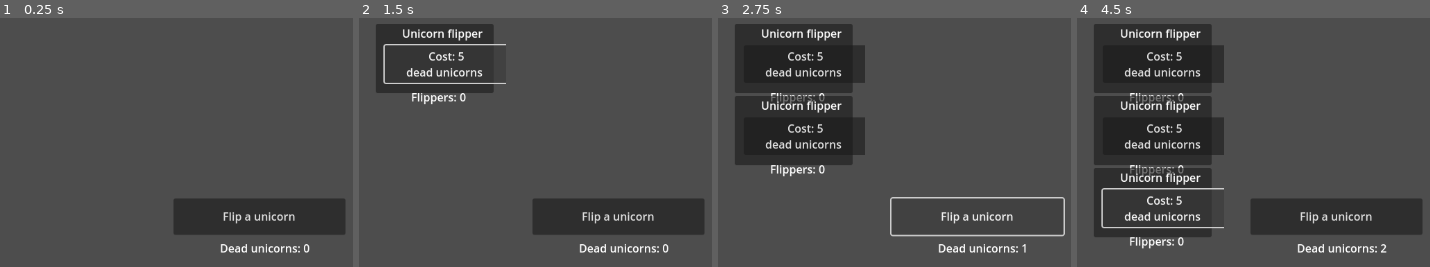
Above: before the commit, frames 1-4 (left to right).
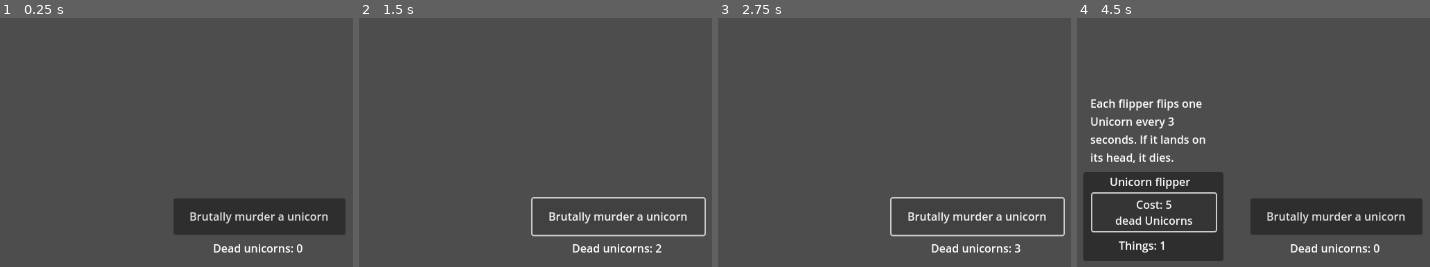
Above: after the commit, the same moments.

Repository: LoonTonk/Unicorn-Flipper
Game: Godot game, scene res://control.tscn
Same seed, same stepped clock (60 frames per second), same inputs: the game is played once before the commit and once after it.
Inputs (mouse positions are in pixels of both pictures, inside the frame that each line leads up to):
- Up to frame 1 (0.25 s): no input
- Up to frame 2 (1.5 s): click "Flip a unicorn" (after the commit: "Brutally murder a unicorn") at 0.5 s; click "Cost: 5 dead unicorns" (after the commit: "Brutally murder a unicorn") at 1.25 s
- Up to frame 3 (2.75 s): click "Flip a unicorn" (after the commit: "Brutally murder a unicorn") at 2 s
- Up to frame 4 (4.5 s): click "Cost: 5 dead unicorns" (after the commit: "Brutally murder a unicorn") at 2.75 s; click "Flip a unicorn" (after the commit: "Brutally murder a unicorn") at 3.5 s; click (1154, 212) at 4.25 s, where only the run after the commit has a clickable "Cost: 5 dead Unicorns"

The runs differ from the first frame. In frame 1, 1.4% of the frame differs, in the area x 53-93%, y 77-95%; in frame 2, 7.8%; in frame 3, 20%; in frame 4, 28%, in the area x 1-93%, y 2-98%.
Error before the commit: Parse Error: Expected indented block after function declaration. (res://horse)

Commit message:
Functioning flipper

Diff:
--- a/control.tscn
+++ b/control.tscn
@@ -1,7 +1,7 @@
 [gd_scene load_steps=3 format=3 uid="uid://cl5rufebb5cjb"]
 
 [ext_resource type="Script" path="res://things.gd" id="1_b1ijj"]
-[ext_resource type="Script" path="res://scrollpanel.gd" id="2_w82kr"]
+[ext_resource type="PackedScene" uid="uid://dnevuap87483k" path="res://unicorn flipper.tscn" id="2_b0mt8"]
 
 [node name="Control" type="Control"]
 layout_mode = 3
@@ -22,39 +22,30 @@
 offset_top = -26.0
 offset_right = 124.0
 offset_bottom = 26.496
-text = "Flip a unicorn"
+text = "Brutally murder a unicorn"
 
-[node name="Label" type="Label" parent="."]
+[node name="Unicorn num" type="Label" parent="."]
 layout_mode = 1
 anchors_preset = -1
 anchor_left = 0.5
 anchor_top = 0.5
 anchor_right = 0.5
 anchor_bottom = 0.5
-offset_left = -57.0
+offset_left = -67.0
 offset_top = 33.0
-offset_right = 57.0
+offset_right = 63.0
 offset_bottom = 59.0
 text = "Dead unicorns: 0"
 vertical_alignment = 1
 script = ExtResource("1_b1ijj")
 prefix = "Dead unicorns: "
 
-[node name="ScrollContainer" type="ScrollContainer" parent="."]
-layout_mode = 1
-anchors_preset = -1
-anchor_left = 0.5
-anchor_right = 0.5
-anchor_bottom = 1.0
-offset_left = -350.0
-offset_top = 46.0
-offset_right = -162.0
-offset_bottom = -50.0
+[node name="Unicorn flipper" parent="." instance=ExtResource("2_b0mt8")]
+visible = false
+layout_mode = 0
+offset_left = 211.0
+offset_top = 260.0
+offset_right = 413.0
+offset_bottom = 388.0
 
-[node name="VBoxContainer" type="VBoxContainer" parent="ScrollContainer"]
-custom_minimum_size = Vector2(100, 100)
-layout_mode = 2
-script = ExtResource("2_w82kr")
-
-[connection signal="pressed" from="Button" to="Label" method="_on_button_pressed"]
-[connection signal="pressed" from="Button" to="ScrollContainer/VBoxContainer" method="_on_button_pressed"]
+[connection signal="pressed" from="Button" to="Unicorn num" method="_on_button_pressed"]
--- a/horse flipper.gd
+++ b/horse flipper.gd
@@ -1,26 +1,27 @@
 extends Label
 
 @export var prefix: String = "Things: "
-@export var things: int = 0
 @export var prob: float = 0.5
 @export var cost: int = 5
 @export var flippers: int = 0
-var rand=RandomNumberGenerator.new()
+var unicorns: Node
 
 func _on_button_pressed():
-	if things >= cost:
-		things -= cost
+	if unicorns.things >= cost:
+		unicorns.change_things(-cost)
+		flippers += 1
+		text = prefix + str(flippers)
 
 # Called when the node enters the scene tree for the first time.
 func _ready():
-	pass # Replace with function body.
-
+	unicorns = get_node("/root/Control/Unicorn num")
 
 # Called every frame. 'delta' is the elapsed time since the previous frame.
 func _process(delta):
-
+	if unicorns.things == cost:
+		owner.visible = true
 
 func _on_timer_timeout():
-	if randf() < prob:
-		things += 1
-	text = prefix + str(things)lace with function body.
+	for i in range(flippers):
+		if randf() < prob:
+			unicorns.change_things(1)
--- a/things.gd
+++ b/things.gd
@@ -2,10 +2,12 @@
 
 @export var prefix: String = "Things: "
 @export var things: int = 0
-@export var prob: float = 0.5
-var rand=RandomNumberGenerator.new()
+#@export var prob: float = 0.5
+#var rand=RandomNumberGenerator.new()
 
 func _on_button_pressed():
-	if randf() <prob:
-		things += 1
+	change_things(1)
+
+func change_things(num: int):
+	things += num
 	text = prefix + str(things)
--- a/unicorn flipper.tscn
+++ b/unicorn flipper.tscn
@@ -1,8 +1,8 @@
-[gd_scene load_steps=2 format=3 uid="uid://crdha6kbdmcy6"]
+[gd_scene load_steps=2 format=3 uid="uid://dnevuap87483k"]
 
 [ext_resource type="Script" path="res://horse flipper.gd" id="1_5npc5"]
 
-[node name="UNicorn flipper" type="Panel"]
+[node name="Unicorn flipper" type="Panel"]
 custom_minimum_size = Vector2(170, 100)
 offset_right = 202.0
 offset_bottom = 128.0
@@ -23,11 +23,6 @@
 offset_bottom = 120.0
 text = "Flippers: 0"
 script = ExtResource("1_5npc5")
-prefix = null
-things = null
-prob = null
-cost = null
-flippers = null
 
 [node name="Timer" type="Timer" parent="Label2"]
 wait_time = 3.0
@@ -40,14 +35,16 @@
 offset_right = 191.0
 offset_bottom = 85.0
 text = "Cost: 5
-dead unicorns "
+dead Unicorns"
 
 [node name="Label3" type="Label" parent="."]
 layout_mode = 0
-offset_left = 158.0
-offset_top = 101.0
-offset_right = 198.0
-offset_bottom = 124.0
+offset_left = 10.0
+offset_top = -111.0
+offset_right = 191.0
+offset_bottom = -7.0
+text = "Each flipper flips one Unicorn every 3 seconds. If it lands on its head, it dies."
+autowrap_mode = 3
 
 [connection signal="timeout" from="Label2/Timer" to="Label2" method="_on_timer_timeout"]
 [connection signal="pressed" from="Button" to="Label2" method="_on_button_pressed"]
